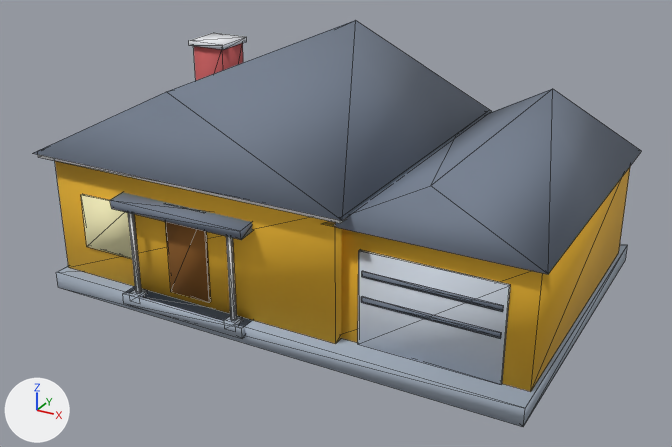
Two versions of the glTF model assets/models/ranch-house-garage.glb, one commit apart.
Rendered twice from a 50 mm lens placed at (11.85, -22.22, 12.67), pointed at (0.0, -0.68, 1.89). The axes (+X, +Y, +Z) are drawn at lower left. The lights are the same throughout. The first picture is the older version. Mesh edges are drawn as thin lines. Where no turn or scale is listed for an object, it has been applied to the vertices.

In view in the first picture: 'geometry_0'.
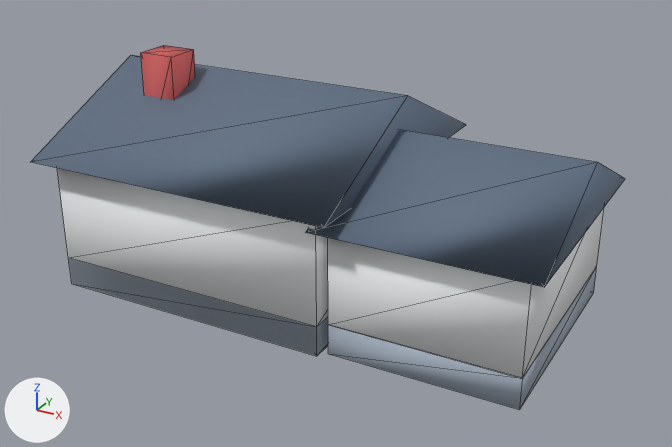
The change in detail:
me_geometry_0 is used by ob_geometry_0; location (0.0, 0.0, 0.0).
me_geometry_0 had 160 vertices, 244 faces and spanned x -7.25..7.25, y -5.0..5.0, z 0.0..6.5.
me_geometry_0 now has 176 vertices, 268 faces and spans x -7.25..7.25, y -5.0..5.0, z 0.0..6.5.
me_geometry_0 part 1: a new loose piece, a box spanning x 1.76..6.86, y -4.29..2.31, z 0.01..0.86, in mat_sww_flat_vertex.
me_geometry_0 part 2: a new loose piece, a box spanning x 1.76..6.86, y -4.29..2.31, z 0.86..3.48, in mat_sww_flat_vertex.
me_geometry_0 part 3: a new loose piece, a box spanning x -5.58..-4.51, y -1.98..-0.94, z 3.54..6.5, in mat_sww_flat_vertex.
me_geometry_0 part 4: the loose piece of 8 vertices spanning x -6.85..2.09, y -4.48..4.6, z 0.5..4.1 is rebuilt with 12 vertices and now spans x -6.76..1.57, y -4.53..3.49, z 0.01..3.88.
me_geometry_0 part 5: the loose piece of 6 vertices spanning x -7.25..2.48, y -4.89..5.0, z 4.1..6.5 is rebuilt with 6 vertices and now spans x -7.25..2.06, y -5.0..3.96, z 3.88..5.93.
me_geometry_0 part 6: the loose piece of 6 vertices spanning x 1.69..7.25, y -4.48..4.6, z 3.7..5.2 is rebuilt with 6 vertices and now spans x 1.37..7.25, y -4.67..2.69, z 3.48..5.13.
me_geometry_0 part 7: 14 loose pieces with 124 vertices, spanning x -6.11..7.05, y -5.0..4.29, z 0.2..6.22, are deleted.
me_geometry_0 part 8: 16 vertices removed from x -7.15..7.15, y -4.89..5.0, z 0.0..4.12.
Other edits to the shape of me_geometry_0 do not show in these pictures.

Pixel boxes (x1, y1, x2, y2) of what changed, in the pictures (672 x 447 px):
'geometry_0', reshaped (10% shorter)
    before: (34, 20, 641, 427)
    after: (31, 45, 625, 410)
part 1 of me_geometry_0, added
    after: (328, 267, 597, 410)
part 2 of me_geometry_0, added
    after: (328, 208, 604, 379)
part 3 of me_geometry_0, added (brown)
    after: (141, 45, 195, 100)
part 4 of me_geometry_0, rebuilt
    before: (55, 161, 342, 344)
    after: (57, 168, 328, 356)
part 5 of me_geometry_0, rebuilt (14% shorter)
    before: (34, 20, 491, 221)
    after: (31, 55, 466, 228)
part 6 of me_geometry_0, rebuilt (15% shorter)
    before: (323, 89, 641, 274)
    after: (306, 130, 625, 287)
part 7 of me_geometry_0, deleted
    before: (81, 32, 630, 392)
part 8 of me_geometry_0, deleted
    before: (38, 155, 627, 427)
